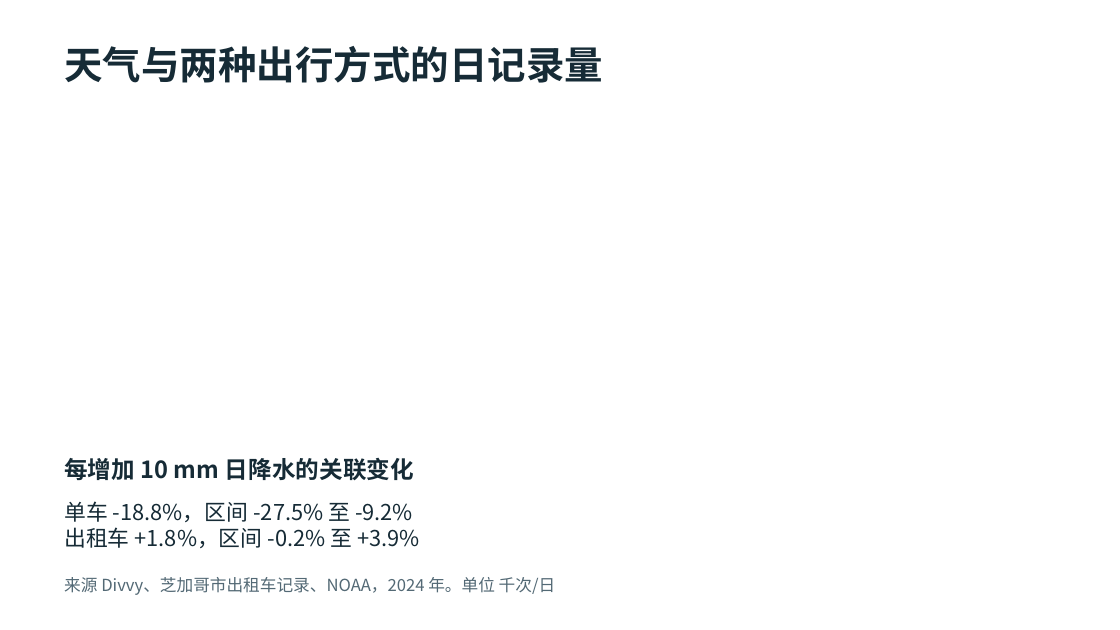
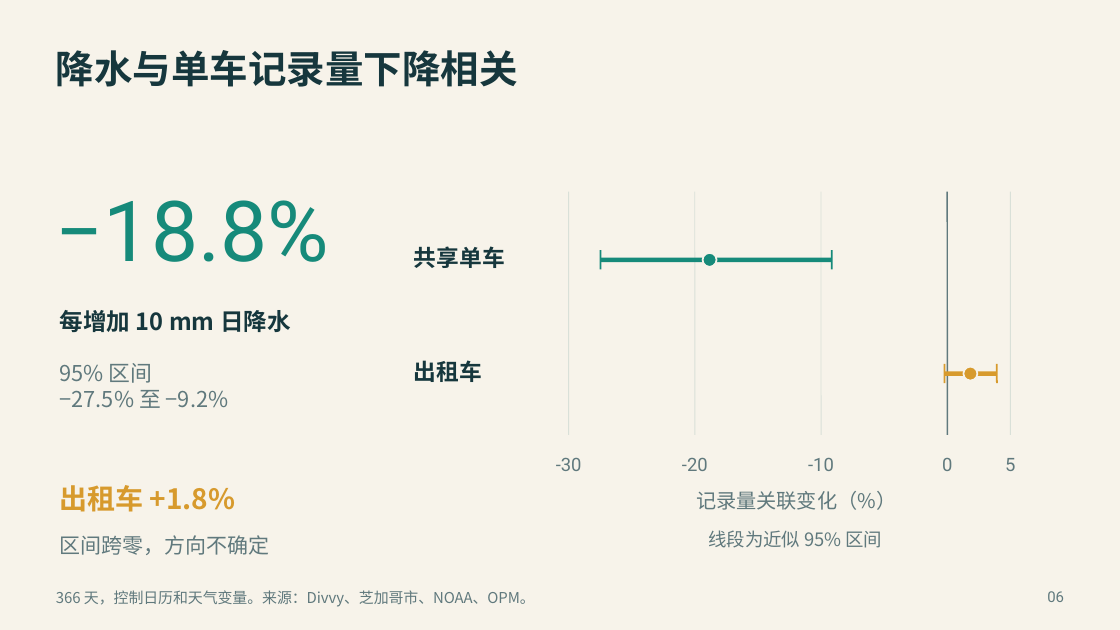
Before and after one commit to zicheng-yu/chicago-mobility, a slide deck: slide 6 of deliverables/展示PPT.pptx (slide 5 before the commit). Drawn at 1120x630 pixels with LibreOffice and Linux fonts; fonts in the diff are those of the drawing. Boxes give left, top, right and bottom in pixels: in the first picture for what was removed or moved away, otherwise in the second. Text is boxed around its words. In the diff, an @@ line names an element or a change of style, - is before the commit and + after.

```diff
--- a/deliverables/展示PPT.pptx
+++ b/deliverables/展示PPT.pptx
@@ background #FFFFFF to #F7F3EA @@
@@ text at (56,50,518,87): text changed; text colour #162B36 to #16373D @@
-天气与两种出行方式的日记录量
+降水与单车记录量下降相关
@@ text added at (56,200,329,262), 72 pt, text #168A7A @@
+−18.8%
@@ line added from (569, 192) to (569, 435), #D9E0D8 0.75 pt @@
@@ line added from (695, 192) to (695, 435), #D9E0D8 0.75 pt @@
@@ line added from (821, 192) to (821, 435), #D9E0D8 0.75 pt @@
@@ line added from (948, 192) to (948, 435), #60797D 1.28 pt @@
@@ line added from (1011, 192) to (1011, 435), #D9E0D8 0.75 pt @@
@@ text added at (414,246,505,268), 19.5 pt, text #16373D, bold @@
+共享单车
@@ line added from (601, 260) to (832, 260), #168A7A 3.75 pt @@
@@ line added from (601, 250) to (601, 270), #168A7A 1.5 pt @@
@@ ellipse added at (702,253,717,267), fill #168A7A, outline #F7F3EA 1.5 pt @@
@@ line added from (832, 250) to (832, 270), #168A7A 1.5 pt @@
@@ text at (59,310,291,332): text changed; text colour #162B36 to #16373D @@
-每增加 10 mm 日降水的关联变化
+每增加 10 mm 日降水
@@ text added at (59,363,229,408), 18.8 pt, text #60797D @@
+95% 区间
+−27.5% 至 −9.2%
@@ text added at (414,360,482,382), 19.5 pt, text #16373D, bold @@
+出租车
@@ line added from (944, 374) to (997, 374), #D79A2D 3.75 pt @@
@@ line added from (944, 364) to (944, 383), #D79A2D 1.5 pt @@
@@ ellipse added at (964,366,978,381), fill #D79A2D, outline #F7F3EA 1.5 pt @@
@@ line added from (997, 364) to (997, 383), #D79A2D 1.5 pt @@
@@ text added at (556,458,582,471), 15.8 pt, text #60797D @@
+-30
@@ text added at (682,458,708,471), 15.8 pt, text #60797D @@
+-20
@@ text added at (808,458,834,471), 15.8 pt, text #60797D @@
+-10
@@ text added at (942,458,952,471), 15.8 pt, text #60797D @@
+0
@@ text added at (1005,458,1015,471), 15.8 pt, text #60797D @@
+5
@@ text added at (59,485,236,512), 24 pt, text #D79A2D, bold @@
+出租车 +1.8%
@@ text removed at (64,501,419,548) @@
-单车 -18.8%，区间 -27.5% 至 -9.2%
-出租车 +1.8%，区间 -0.2% 至 +3.9%
@@ text added at (696,491,896,510), 17.2 pt, text #60797D @@
+记录量关联变化（%）
@@ text added at (59,535,269,555), 18 pt, text #60797D @@
+区间跨零，方向不确定
@@ text added at (708,530,883,548), 15.8 pt, text #60797D @@
+线段为近似 95% 区间
@@ text at (56,590,535,607): text changed; size 14.2 to 12.8 pt; text colour #536975 to #60797D @@
-来源 Divvy、芝加哥市出租车记录、NOAA，2024 年。单位 千次/日
+366 天，控制日历和天气变量。来源：Divvy、芝加哥市、NOAA、OPM。
@@ text added at (1047,591,1064,602), 12.8 pt, text #60797D @@
+06
```
Also in this commit, not shown: 5 other slides changed, 4 slides added, 4 slides removed, 9 other files.
